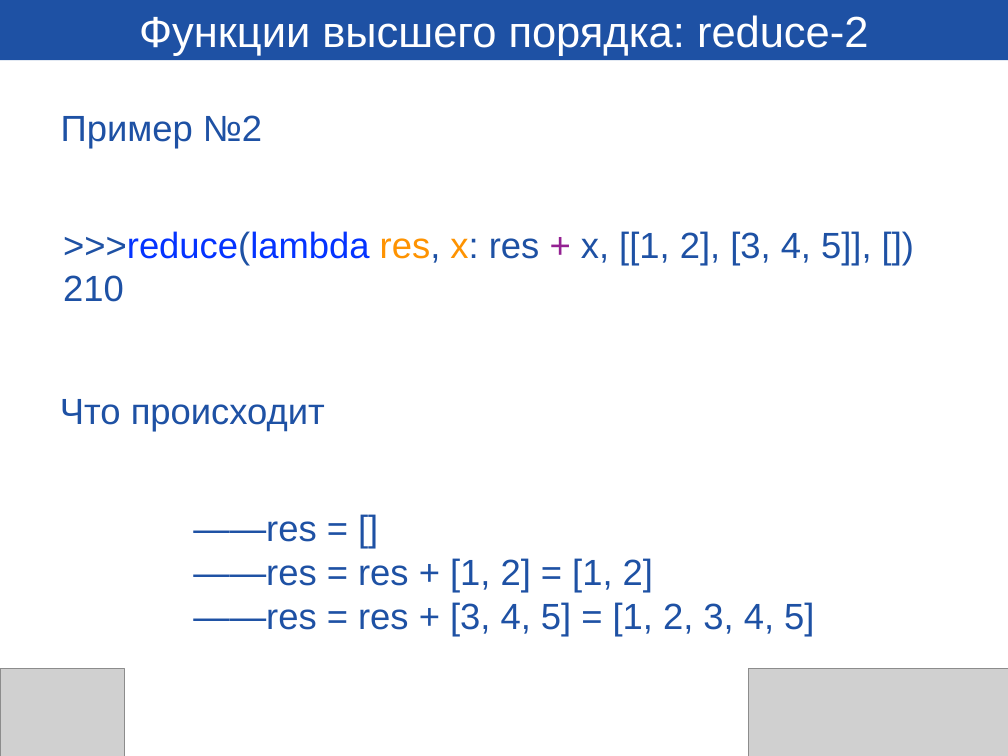
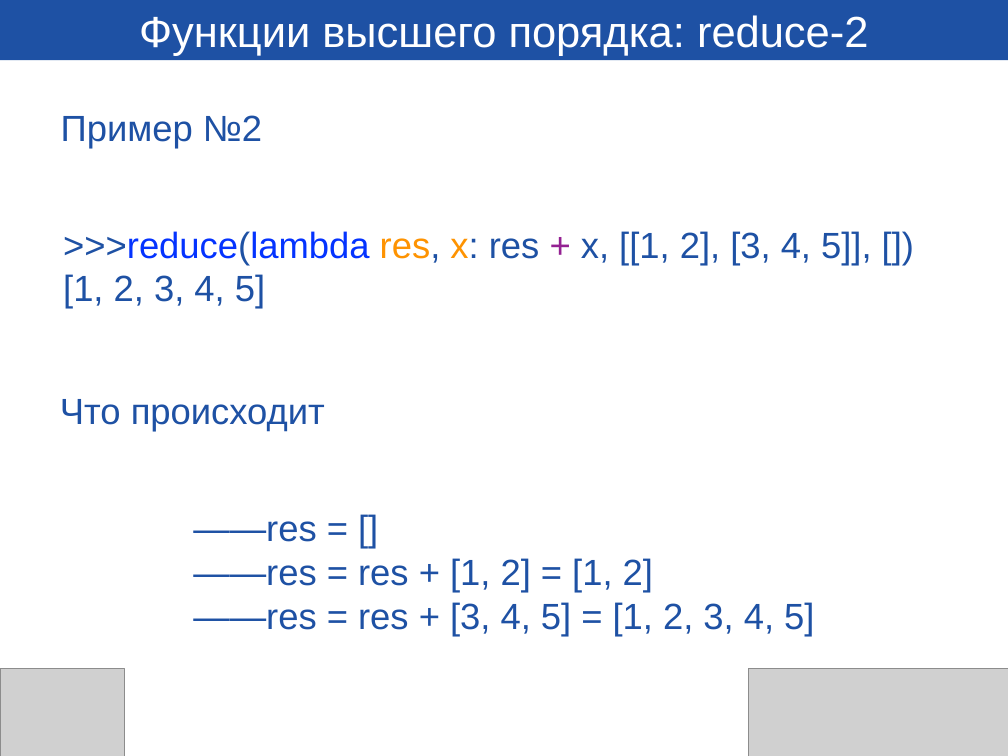
Before and after one commit to latticetower/chemprog-autumn2017, a slide deck: slide 20 of slides/lecture4.pptx. Drawn at 1008x756 pixels with LibreOffice and Linux fonts; fonts in the diff are those of the drawing; grey boxes stand for pictures. Boxes give left, top, right and bottom in pixels: in the first picture for what was removed or moved away, otherwise in the second. Text is boxed around its words. In the diff, an @@ line names an element or a change of style, - is before the commit and + after.

```diff
--- a/slides/lecture4.pptx
+++ b/slides/lecture4.pptx
@@ text at box(63, 274, 265, 309): text changed @@
-210
+[1, 2, 3, 4, 5]
```
Also in this commit, not shown: 3 other files.
